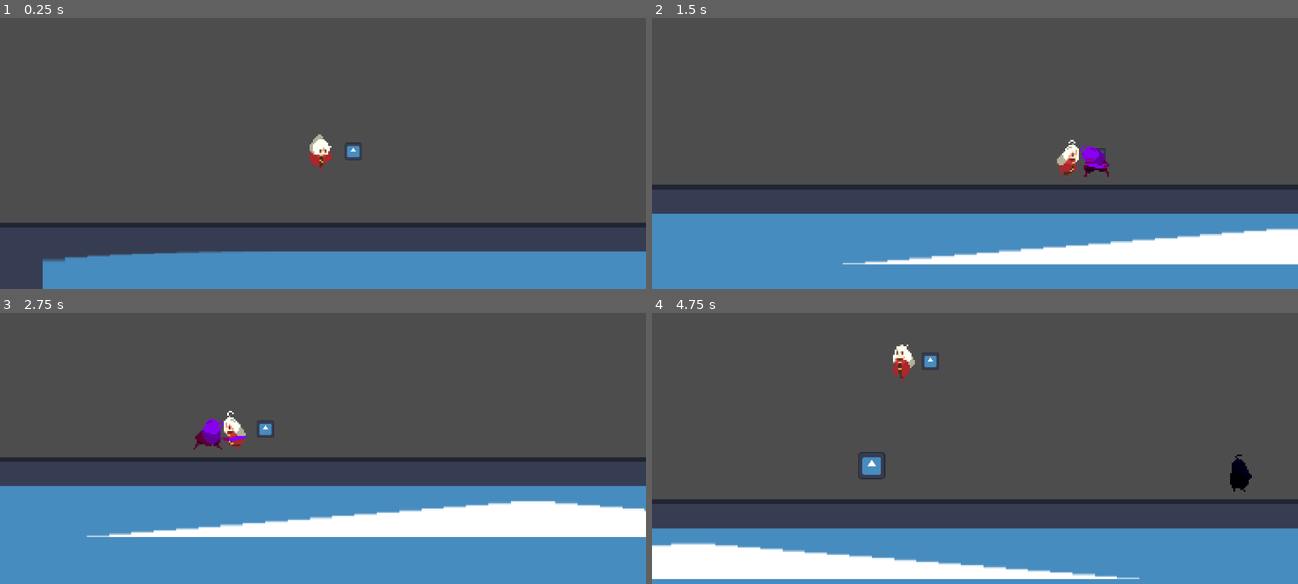
Above: before the commit, frames 1-4 (two rows, left to right).
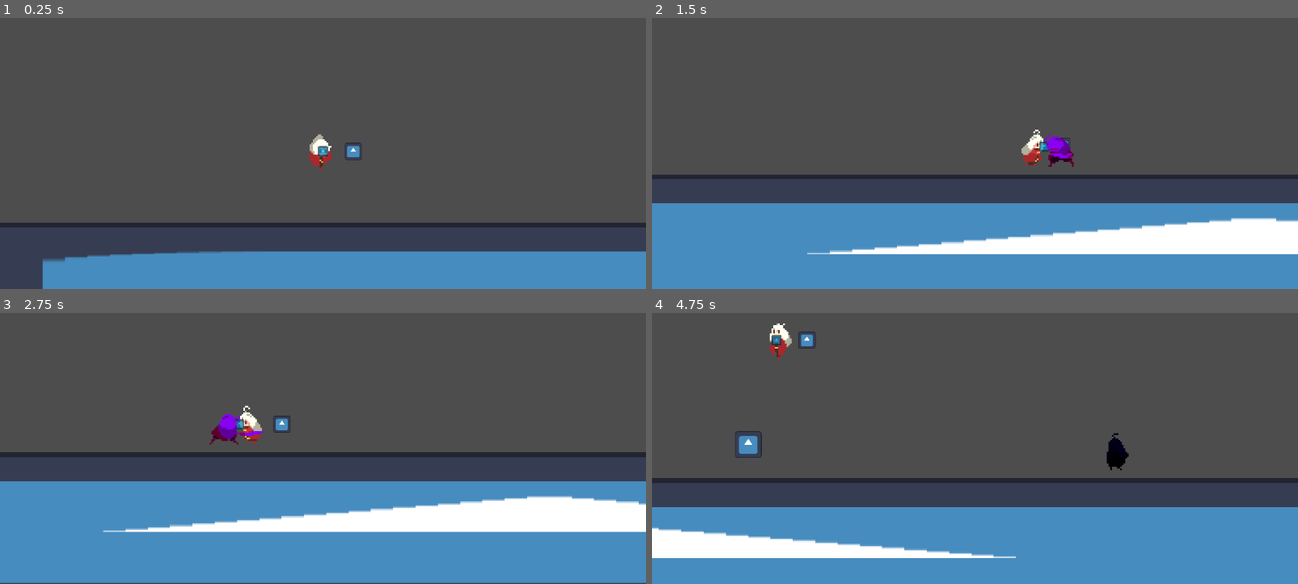
Above: after the commit, the same moments.

Repository: NoelKTheBest/orb-platformer
Game: Godot game, scene res://main.tscn
Same seed, same stepped clock (60 frames per second), same inputs: the game is played once before the commit and once after it. The engine's default icon, where the game draws it, is replaced by a stand-in: a white triangle on a blue panel in a dark square.
Inputs:
- Up to frame 1 (0.25 s): no input
- Up to frame 2 (1.5 s): tap Enter (ui_accept) at 0.5, 0.77 s; hold D (move_right) from 0.53 s (still down); tap Down (aim_down) at 0.6 s; tap Left (aim_left) at 1.35 s
- Up to frame 3 (2.75 s): tap Enter (ui_accept) at 1.52 s; release D (move_right) at 2.03 s; hold A (move_left) from 2.03 s (still down); tap Right (aim_right) at 2.1 s
- Up to frame 4 (4.75 s): release A (move_left) at 2.78 s; hold D (move_right) 2.78-4.28 s; tap Up (aim_up) at 2.85 s; tap Enter (ui_accept) at 3.02, 3.77, 4.52 s; tap L (cycle_fire) at 3.6 s; hold A (move_left) from 4.28 s (still down); tap F (fire) at 4.35 s

The runs differ from the first frame. In frame 1, less than 0.1% of the frame differs, in the area x 49-51%, y 47-52%; in frame 2, 14%; in frame 3, 10%; in frame 4, 20%, in the area x 0-100%, y 3-99%.

Commit message:
SETUP Enemy Detection Areas

Diff:
--- a/open-the-portal/scenes/Player.tscn
+++ b/open-the-portal/scenes/Player.tscn
@@ -411,6 +411,11 @@
 "": SubResource("AnimationLibrary_486kc")
 }
 
+[node name="Sprite2D" type="Sprite2D" parent="CameraFollow"]
+modulate = Color(0.02, 0.934667, 1, 0.717647)
+scale = Vector2(0.046875, 0.046875)
+texture = ExtResource("7_x4f8q")
+
 [node name="Path1" type="Path2D" parent="."]
 curve = SubResource("Curve2D_5lvp3")
 script = ExtResource("7_lh502")
@@ -469,8 +474,3 @@
 [node name="CollisionShape2D" type="CollisionShape2D" parent="RightEnemyDetection"]
 shape = SubResource("RectangleShape2D_2w886")
 debug_color = Color(0.7, 0.63, 0, 0.223529)
-
-[connection signal="body_entered" from="LeftEnemyDetection" to="." method="_on_left_enemy_detection_body_entered"]
-[connection signal="body_exited" from="LeftEnemyDetection" to="." method="_on_left_enemy_detection_body_exited"]
-[connection signal="body_entered" from="RightEnemyDetection" to="." method="_on_right_enemy_detection_body_entered"]
-[connection signal="body_exited" from="RightEnemyDetection" to="." method="_on_right_enemy_detection_body_exited"]
--- a/open-the-portal/scripts/player.gd
+++ b/open-the-portal/scripts/player.gd
@@ -5,6 +5,8 @@
 @onready var camera_follow: Node2D = $CameraFollow
 @onready var camera_2d: Camera2D = $CameraFollow/Camera2D
 @onready var orb_spawn_cycle_position: Node2D = $Path1/PathFollow2D/OrbSpawnCyclePosition
+@onready var left_enemy_detection: Area2D = $LeftEnemyDetection
+@onready var right_enemy_detection: Area2D = $RightEnemyDetection
 
 
 ## The distance at which the camera will zoom in on the player and enemy
@@ -26,13 +28,10 @@
 var close_zoom = 4
 var normal_zoom = 3
 var t = 0.0
-var enemy_to_left = false
-var enemy_to_right = false
 
 
 func _process(delta: float) -> void:
 	if enemy_pos:
-		print("enemy?")
 		move_camera(delta)
 
 
@@ -95,8 +94,7 @@
 
 
 func move_camera(delta : float):
-	if enemy_pos:
-		print("we have a position")
+	if enemy_pos and enemy_pos != position:
 		#t += delta * 0.4
 		var line_to_enemy : Vector2 = enemy_pos - position
 		var m = (enemy_pos.y - position.y)/(enemy_pos.x - position.x)
@@ -104,52 +102,36 @@
 		var y = x_mid * m
 		camera_follow.position = Vector2(x_mid, y)
 		#print(position.distance_squared_to(enemy_pos))
-		if position.distance_squared_to(enemy_pos) < close_zoom_range:
-			if !is_zoomed_close: $CameraFollow/AnimationPlayer.play("close_zoom")
-			is_zoomed_close = true
-		else:
-			if is_zoomed_close: $CameraFollow/AnimationPlayer.play("normal_zoom")
-			is_zoomed_close = false
+		#if position.distance_squared_to(enemy_pos) < close_zoom_range:
+			#if !is_zoomed_close: $CameraFollow/AnimationPlayer.play("close_zoom")
+			#is_zoomed_close = true
+		#else:
+			#if is_zoomed_close: $CameraFollow/AnimationPlayer.play("normal_zoom")
+			#is_zoomed_close = false
 
 		# if there is only one enemy in the scene
 		#	focus on enemy if they are close enough
 		if position.distance_squared_to(enemy_pos) > player_camera_focus_range:
 			camera_follow.position = Vector2.ZERO
 	else:
-		pass
-		#camera_follow.position = Vector2.ZERO
+		camera_follow.position = Vector2.ZERO
 
 
 func check_surrounding_areas():
-	# if an enemy is to the right and no enemy is to the left
-	#	focus on enemy to the right
-	# if an enemy is to the left and no enemy is to the right
-	#	focus on enemy to the left
-	# if there are no enemies to the left or right but their are still enemies in the scene
-	#	focus on the player
+	var eol = left_enemy_detection.has_overlapping_bodies()
+	var eor = right_enemy_detection.has_overlapping_bodies()
+
+	if eor and !eol:
+		enemy_pos = right_enemy_detection.get_overlapping_bodies()[0].position
+	elif !eor and eol:
+		enemy_pos = left_enemy_detection.get_overlapping_bodies()[0].position
+	elif !eor and !eol:
+		# Set enemy_pos to (0,0) so it doesn't trigger the main if statement in move_camera()
+		enemy_pos = position
+	elif eor and eol:
+		enemy_pos = position
 	# if enemies are to the right and the left
 	#	focus on the player
 
 	# if an there are more than one enemy to the right of left
 	# the script may say there is no enemy there even when there is
-	# use the following functions:
-	$LeftEnemyDetection.has_overlapping_bodies()
-	$LeftEnemyDetection.get_overlapping_bodies()
-	pass
-
-
-func _on_left_enemy_detection_body_entered(body: Node2D) -> void:
-	print(body.name)
-	enemy_to_left = true
-
-
-func _on_left_enemy_detection_body_exited(body: Node2D) -> void:
-	enemy_to_left = false
-
-
-func _on_right_enemy_detection_body_entered(body: Node2D) -> void:
-	enemy_to_right = true
-
-
-func _on_right_enemy_detection_body_exited(body: Node2D) -> void:
-	enemy_to_right = false
